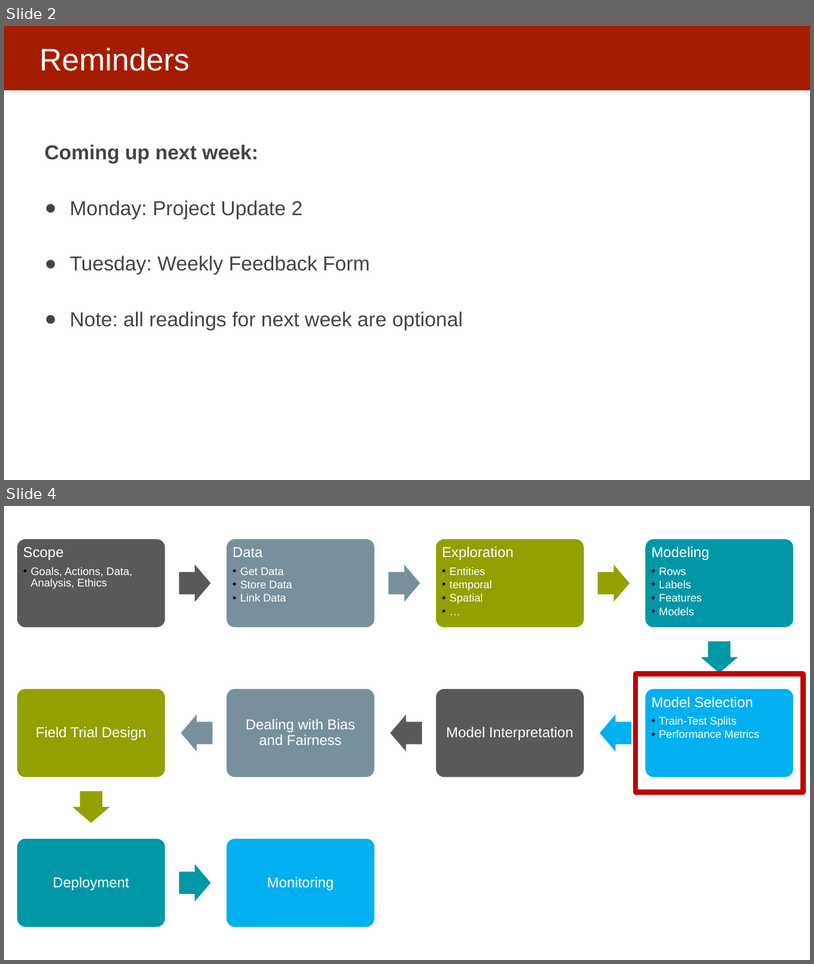
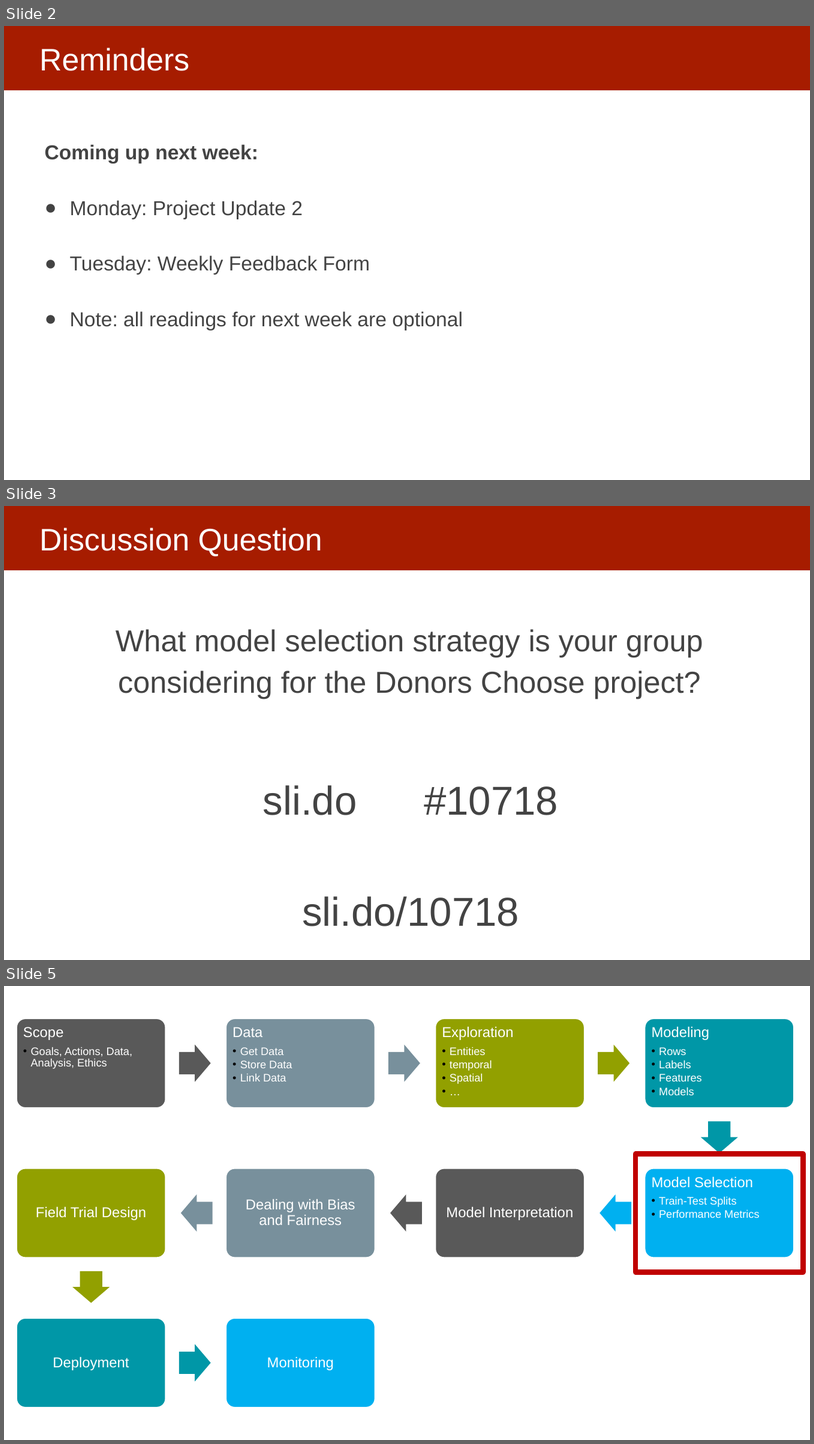
Before and after one commit to dssg/MLinPractice, a slide deck: Lectures/Lecture5-ModelSelection.pptx. Shown one above the other, each under a label of ours: slides 2 and 4 before the commit, slides 2, 3 and 5 after it; the slides between them are not shown. The pictures are 814x964 and 814x1444 pixels, drawn with LibreOffice and Linux fonts; fonts in the diff are those of the drawing. Boxes give left, top, right and bottom in pixels: in the first picture for what was removed or moved away, otherwise in the second. Text is boxed around its words. In the diff, an @@ line names an element or a change of style, - is before the commit and + after.

Commit message:
slides again

```diff
--- a/Lectures/Lecture5-ModelSelection.pptx
+++ b/Lectures/Lecture5-ModelSelection.pptx
@@ slide 3 added at (4,506,810,960), background #FFFFFF; not listed: 1 template element that a slide beside it also shows @@
@@ title added at (39,528,323,556), 37 pt, text #FFFFFF @@
+Discussion Question
@@ text added at (116,629,704,699), 36 pt, text #434343 @@
+What model selection strategy is your group considering for the Donors Choose project?
@@ text added at (263,785,558,926), 48 pt, text #434343 @@
+sli.do #10718
+sli.do/10718
@@ what was slide 4 is now slide 5 @@
```
Also in this commit, not shown: 1 slide changed, 1 other file.
